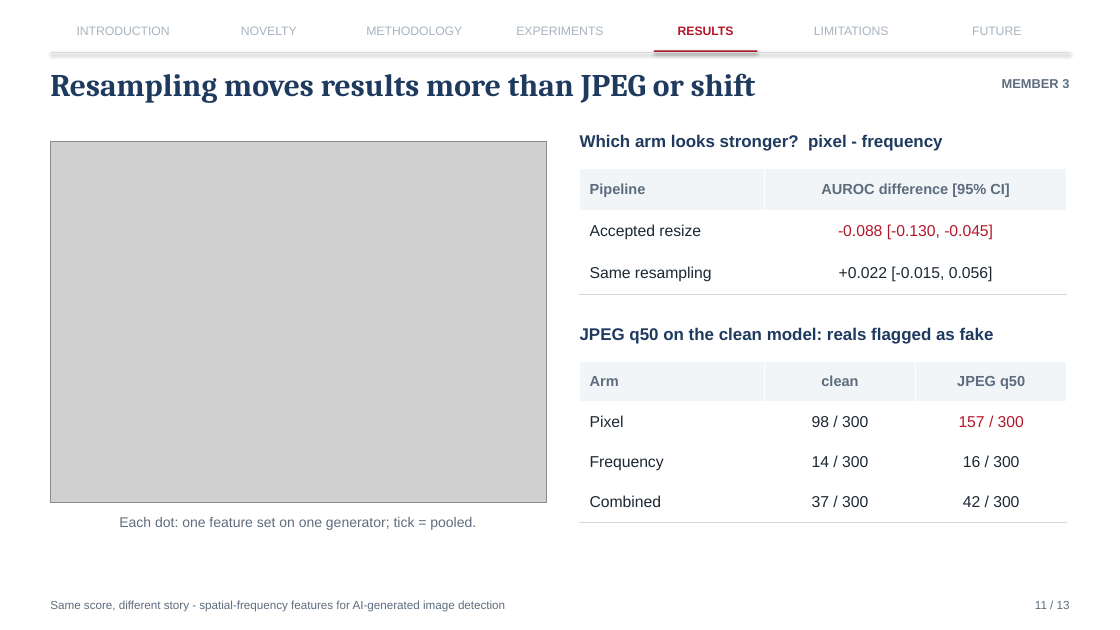
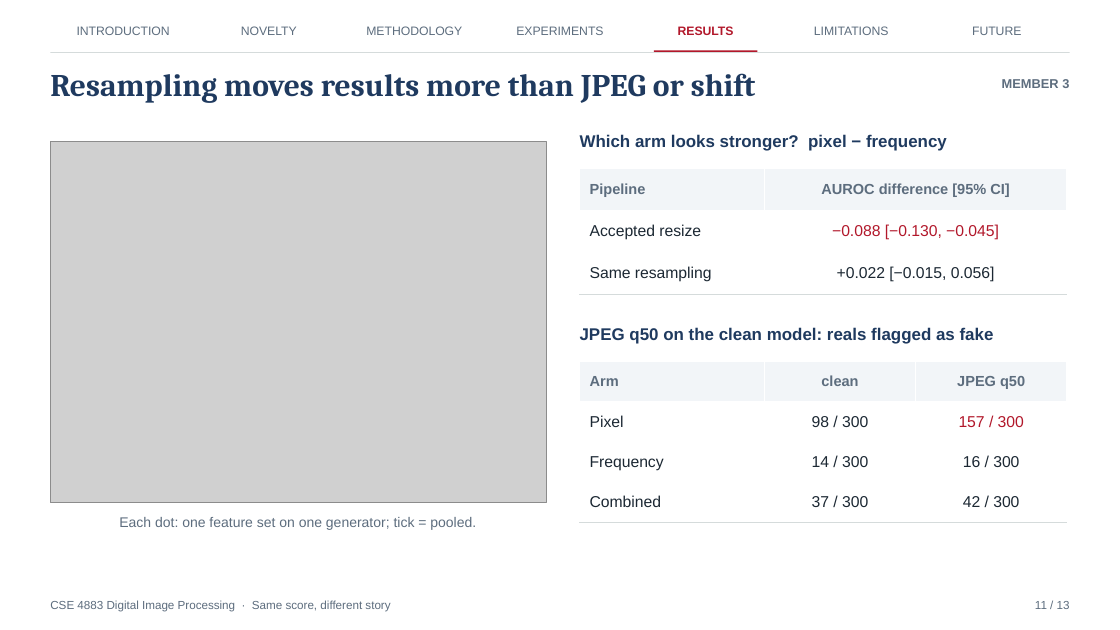
Before and after one commit to Omlan14/spatial-spectral-forensics, a slide deck: slide 11 of presentation/final_presentation.pptx. Drawn at 1120x630 pixels with LibreOffice and Linux fonts; fonts in the diff are those of the drawing; grey boxes stand for pictures. Boxes give left, top, right and bottom in pixels: in the first picture for what was removed or moved away, otherwise in the second. Text is boxed around its words. In the diff, an @@ line names an element or a change of style, - is before the commit and + after.

```diff
--- a/presentation/final_presentation.pptx
+++ b/presentation/final_presentation.pptx
@@ text colour #A9B4C0 to #5D6D7E in 6 elements at (x1=77, y1=26, x2=170, y2=35), (x1=241, y1=26, x2=297, y2=35), (x1=366, y1=26, x2=462, y2=35), (x1=516, y1=26, x2=603, y2=35), (x1=814, y1=26, x2=889, y2=35), (x1=972, y1=26, x2=1021, y2=35) @@
@@ rectangle at (x1=50, y1=52, x2=1070, y2=53): shadow off @@
@@ rectangle at (x1=654, y1=50, x2=757, y2=53): shadow off @@
@@ text at (x1=580, y1=134, x2=947, y2=151): text changed @@
-Which arm looks stronger? pixel - frequency
+Which arm looks stronger? pixel − frequency
@@ table at (x1=580, y1=168, x2=1067, y2=294) @@
-row 2, column 2: -0.088 [-0.130, -0.045]
+row 2, column 2: −0.088 [−0.130, −0.045]
-row 3, column 2: +0.022 [-0.015, 0.056]
+row 3, column 2: +0.022 [−0.015, 0.056]
@@ text at (x1=50, y1=600, x2=390, y2=612): text changed @@
-Same score, different story - spatial-frequency features for AI-generated image detection
+CSE 4883 Digital Image Processing · Same score, different story
```
Also in this commit, not shown: 12 other slides changed, 2 other files.
